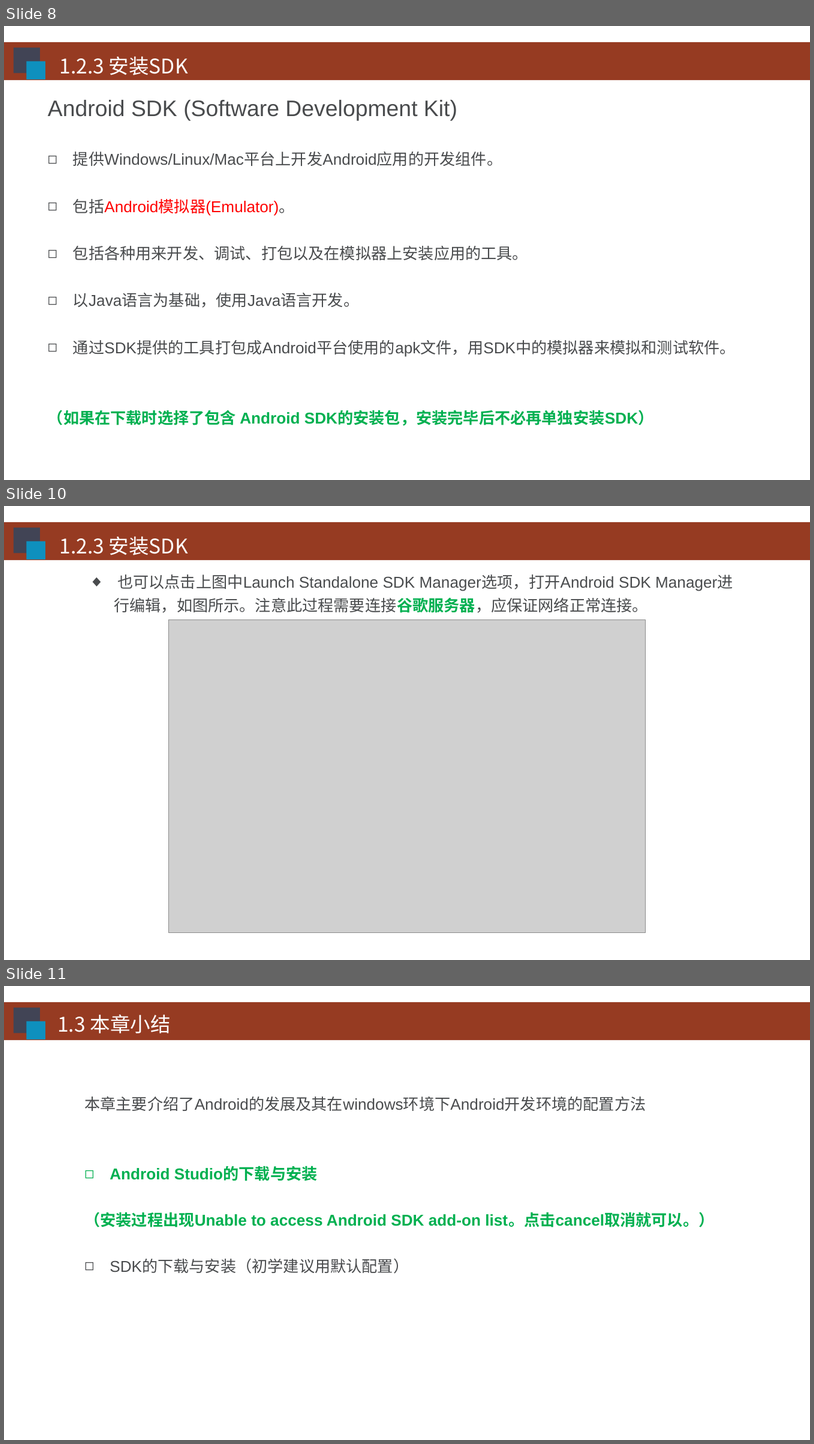
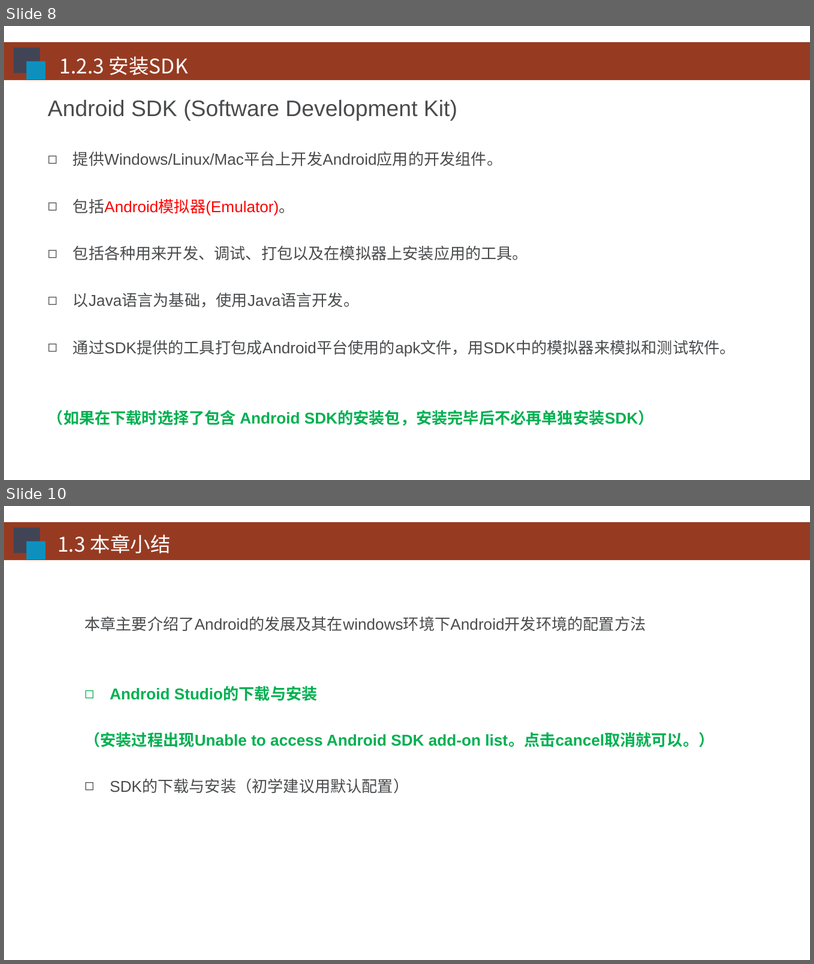
Before and after one commit to HBU/Android-PPT, a slide deck: 01.0 -- 配置环境 -- 第01章.pptx. Shown one above the other, each under a label of ours: slides 8, 10 and 11 before the commit, slides 8 and 10 after it; the slides between them are not shown. The pictures are 814x1444 and 814x964 pixels, drawn with LibreOffice and Linux fonts; fonts in the diff are those of the drawing; grey boxes stand for pictures; background and template pictures are left out. Boxes give left, top, right and bottom in pixels: in the first picture for what was removed or moved away, otherwise in the second. Text is boxed around its words. In the diff, an @@ line names an element or a change of style, - is before the commit and + after.

```diff
--- a/01.0 -- 配置环境 -- 第01章.pptx
+++ b/01.0 -- 配置环境 -- 第01章.pptx
@@ slide 10 removed at (4,506,810,960), background #FFFFFF; not listed: 1 template element that a slide beside it also shows @@
@@ rectangle removed at (14,528,40,553) @@
@@ rectangle removed at (27,541,45,560) @@
@@ text removed at (60,536,188,555) @@
-1.2.3 安装SDK
@@ text removed at (114,574,651,613) @@
-◆ 也可以点击上图中Launch Standalone SDK Manager选项，打开Android SDK Manager进行编辑，如图所示。注意此过程需要连接谷歌服务器，应保证网络正常连接。
@@ picture removed at (168,620,645,933) @@
@@ what was slide 11 is now slide 10 @@
```
Also in this commit, not shown: 2 slides changed.
